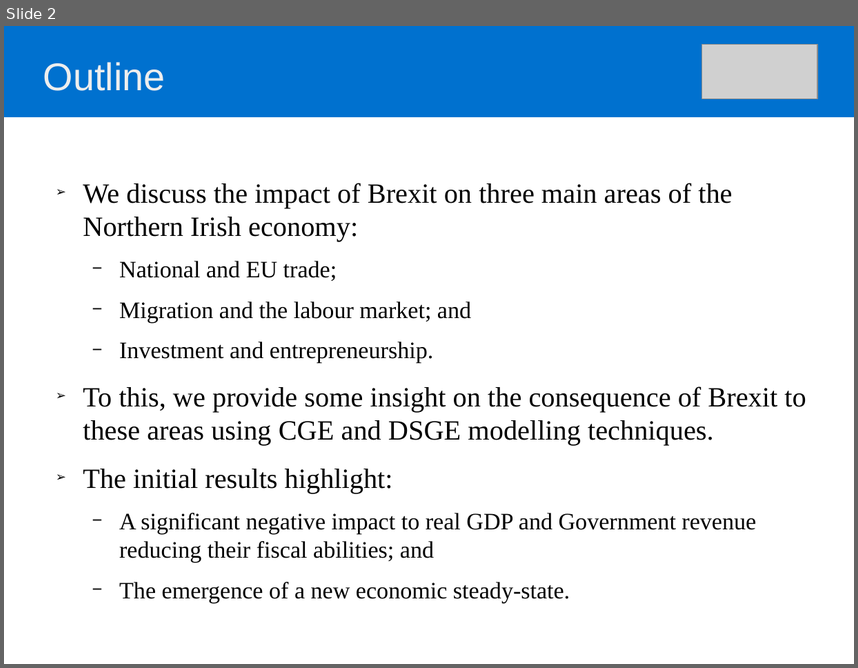
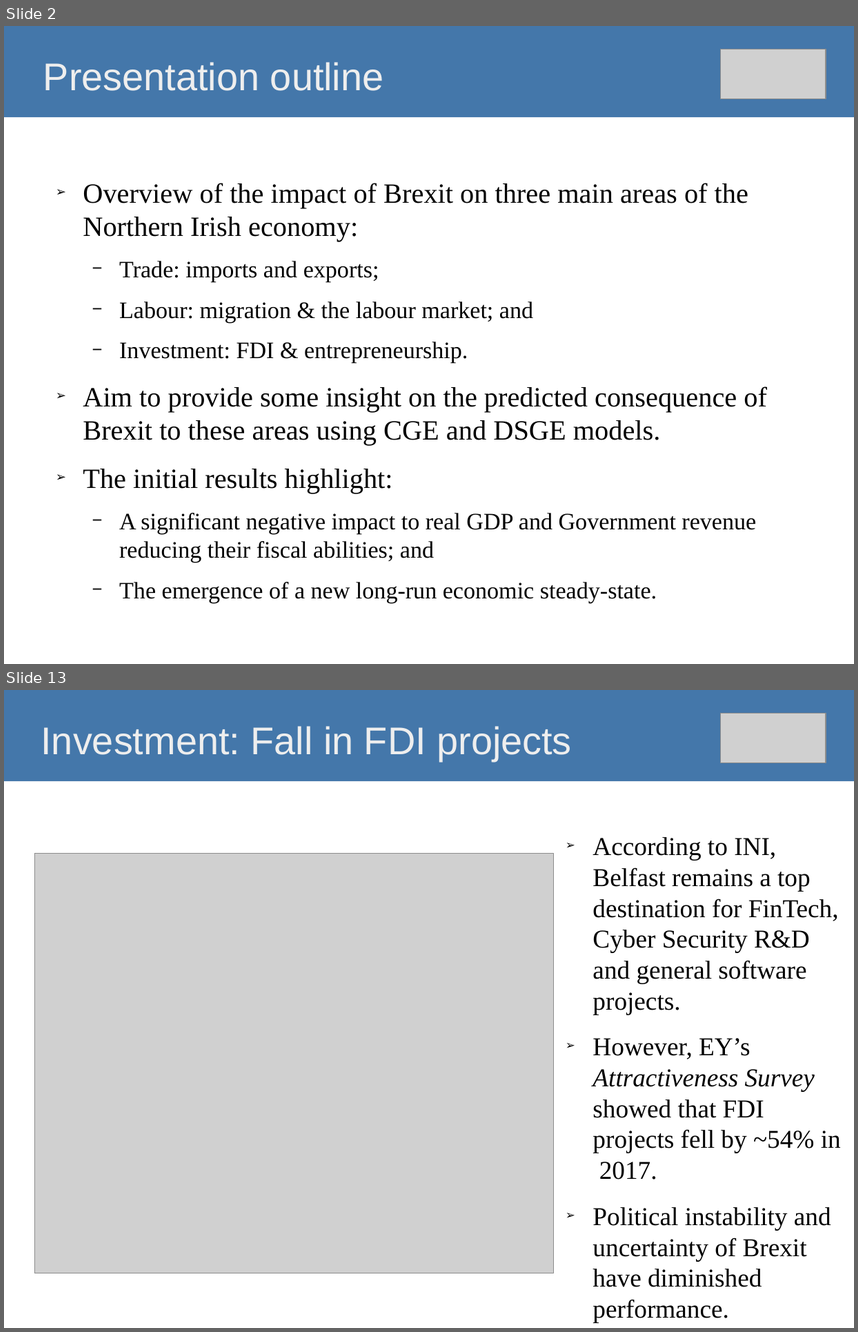
Before and after one commit to O1sims/MigrationNI, a slide deck: presentation/impact-of-brexit-on-ni-economy.odp. Shown one above the other, each under a label of ours: slide 2 before the commit, slides 2 and 13 after it; the slides between them are not shown. The pictures are 858x668 and 858x1332 pixels, drawn with LibreOffice and Linux fonts; fonts in the diff are those of the drawing; grey boxes stand for pictures. Boxes give left, top, right and bottom in pixels: in the first picture for what was removed or moved away, otherwise in the second. Text is boxed around its words. In the diff, an @@ line names an element or a change of style, - is before the commit and + after.

```diff
--- a/presentation/impact-of-brexit-on-ni-economy.odp
+++ b/presentation/impact-of-brexit-on-ni-economy.odp
@@ slide 13 added at (4,690,854,1328), background #FFFFFF @@
@@ title added at (4,690,854,781), fill #4477AA, 36 pt, text #EEEEEE @@
+Investment: Fall in FDI projects
@@ picture added at (721,713,826,763) @@
@@ picture added at (35,853,554,1272) @@
@@ text added at (593,837,841,1287), 24 pt, text #000000 @@
+➢ According to INI, Belfast remains a top destination for FinTech, Cyber Security R&D and general software projects.
+➢ However, EY’s Attractiveness Survey showed that FDI projects fell by ~54% in 2017.
+➢ Political instability and uncertainty of Brexit have diminished performance.
@@ slide 2 changed as well @@
@@ title "Presentation outline" at (4,26,854,117): fill #0071CF to #4477AA @@
@@ title at (43,62,384,91): text changed @@
-Outline
+Presentation outline
@@ picture: place and size @@
-picture at (703,45,819,99)
+picture at (721,49,826,99)
@@ text at (83,183,767,445): text changed @@
-➢ We discuss the impact of Brexit on three main areas of the Northern Irish economy:
-  − National and EU trade;
-  − Migration and the labour market; and
-  − Investment and entrepreneurship.
-➢ To this, we provide some insight on the consequence of Brexit to these areas using CGE and DSGE modelling techniques.
+➢ Overview of the impact of Brexit on three main areas of the Northern Irish economy:
+  − Trade: imports and exports;
+  − Labour: migration & the labour market; and
+  − Investment: FDI & entrepreneurship.
+➢ Aim to provide some insight on the predicted consequence of Brexit to these areas using CGE and DSGE models.
@@ text at (119,581,657,603): text changed @@
-  − The emergence of a new economic steady-state.
+  − The emergence of a new long-run economic steady-state.
```
Also in this commit, not shown: 2 other slides changed, 10 other slides added.
